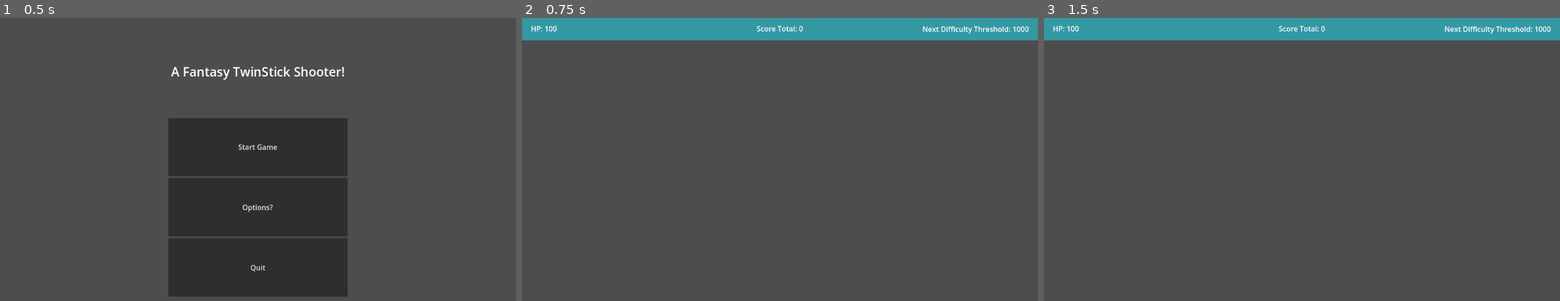
Above: before the commit, frames 1-3 (left to right).
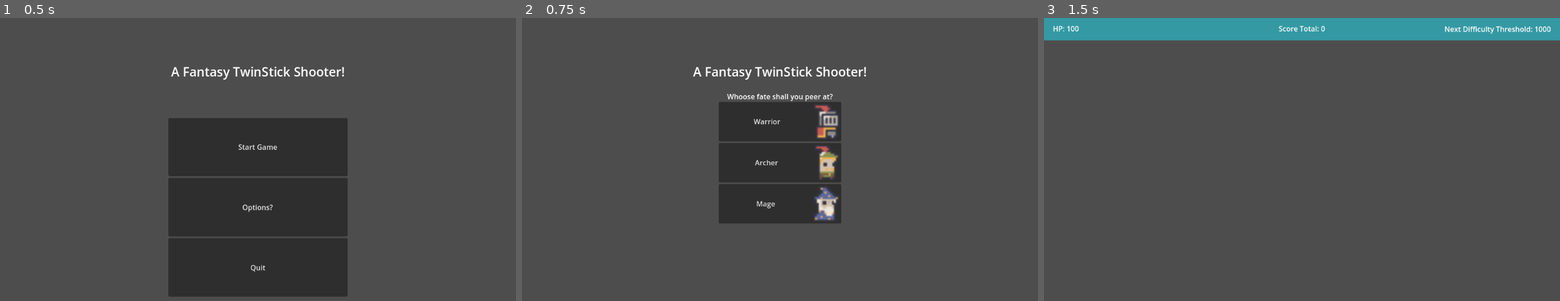
Above: after the commit, the same moments.

Repository: Shadowyish/fantasytss
Game: Godot game, scene res://Assets/Scenes/MainMenu.tscn
The game is run twice, just before and just after one commit, with the same random seed, the same clock (stepped at 60 frames per second) and the same inputs.
Inputs (mouse positions are in pixels of both pictures, inside the frame that each line leads up to):
- Up to frame 1 (0.5 s): no input
- Up to frame 2 (0.75 s): click "Start Game" at 0.5 s
- Up to frame 3 (1.5 s): click (1302, 122) at 1.25 s, where only the run after the commit has a clickable "Warrior"

Frame 1 is identical in both runs. In frame 2, 18% of the frame differs, in the area x 0-100%, y 0-73%; in frame 3, nothing differs.
Error in both runs: Cannot call method 'add_child' on a null value. (res://Assets/Scripts/GameManager.gd:46)

Commit message:
added choice of Character to Main Menu, fixed error in enemy hit animation

Diff:
--- a/tss_godot/Assets/Scenes/MainMenu.tscn
+++ b/tss_godot/Assets/Scenes/MainMenu.tscn
@@ -1,6 +1,21 @@
-[gd_scene load_steps=2 format=3 uid="uid://b3u0jq6palkfw"]
+[gd_scene load_steps=8 format=3 uid="uid://b3u0jq6palkfw"]
 
 [ext_resource type="Script" path="res://Assets/Scripts/MainMenuController.gd" id="1_1di2j"]
+[ext_resource type="Texture2D" uid="uid://biphjaubvbhj1" path="res://Assets/SpriteSheets/lancelot_.png" id="2_hjmf8"]
+[ext_resource type="Texture2D" uid="uid://dwxcpf4je5ghg" path="res://Assets/SpriteSheets/robinHood_.png" id="3_ct1lo"]
+[ext_resource type="Texture2D" uid="uid://ce5txl102oq68" path="res://Assets/SpriteSheets/merlin_.png" id="4_201ov"]
+
+[sub_resource type="AtlasTexture" id="AtlasTexture_fjp33"]
+atlas = ExtResource("2_hjmf8")
+region = Rect2(105, 138, 13, 18)
+
+[sub_resource type="AtlasTexture" id="AtlasTexture_mj2c6"]
+atlas = ExtResource("3_ct1lo")
+region = Rect2(77, 4, 14, 20)
+
+[sub_resource type="AtlasTexture" id="AtlasTexture_41dgq"]
+atlas = ExtResource("4_201ov")
+region = Rect2(9, 9, 14, 19)
 
 [node name="Control" type="Control"]
 layout_mode = 3
@@ -55,3 +70,60 @@
 layout_mode = 2
 size_flags_vertical = 3
 text = "Quit"
+
+[node name="CharacterSelectPanel" type="Panel" parent="."]
+visible = false
+layout_mode = 1
+anchors_preset = 8
+anchor_left = 0.5
+anchor_top = 0.5
+anchor_right = 0.5
+anchor_bottom = 0.5
+grow_horizontal = 2
+grow_vertical = 2
+
+[node name="VBoxContainer" type="VBoxContainer" parent="CharacterSelectPanel"]
+layout_mode = 1
+anchors_preset = 8
+anchor_left = 0.5
+anchor_top = 0.5
+anchor_right = 0.5
+anchor_bottom = 0.5
+offset_left = -137.0
+offset_top = -136.0
+offset_right = 137.0
+offset_bottom = 136.0
+grow_horizontal = 2
+grow_vertical = 2
+
+[node name="Warrior" type="Button" parent="CharacterSelectPanel/VBoxContainer"]
+layout_mode = 2
+size_flags_vertical = 3
+text = " Warrior"
+icon = SubResource("AtlasTexture_fjp33")
+icon_alignment = 2
+expand_icon = true
+
+[node name="Archer" type="Button" parent="CharacterSelectPanel/VBoxContainer"]
+layout_mode = 2
+size_flags_vertical = 3
+text = "Archer"
+icon = SubResource("AtlasTexture_mj2c6")
+icon_alignment = 2
+expand_icon = true
+
+[node name="Mage" type="Button" parent="CharacterSelectPanel/VBoxContainer"]
+layout_mode = 2
+size_flags_vertical = 3
+text = "Mage"
+icon = SubResource("AtlasTexture_41dgq")
+icon_alignment = 2
+expand_icon = true
+
+[node name="Label" type="Label" parent="CharacterSelectPanel"]
+layout_mode = 0
+offset_left = -118.0
+offset_top = -160.0
+offset_right = 119.0
+offset_bottom = -134.0
+text = "Whoose fate shall you peer at?"
--- a/tss_godot/Assets/Scripts/EnemyController.gd
+++ b/tss_godot/Assets/Scripts/EnemyController.gd
@@ -55,6 +55,8 @@
 		return
 	is_hit = true
 	anim.play("hit_right" if is_facing_right else "hit_left")
+	await(anim.animation_finished)
+	is_hit = false
 
 func die():
 	is_dead = true
--- a/tss_godot/Assets/Scripts/GameManager.gd
+++ b/tss_godot/Assets/Scripts/GameManager.gd
@@ -36,12 +36,12 @@
 			Engine.time_scale = 0.0
 			game_mode = GameMode.Pause
 
-func launch_game(map: String):
+func launch_game(map: String, character: String):
 	get_tree().change_scene_to_file("res://Assets/Scenes/"+ map)
 	# TODO: Add Logic for player Classes
 	await get_tree().process_frame
 
-	player = load("res://Assets/Prefabs/Archer.tscn").instantiate()
+	player = load("res://Assets/Prefabs/" + character).instantiate()
 	camera = load("res://Assets/Prefabs/MainCamera.tscn").instantiate()
 	get_tree().current_scene.add_child(player)
 	get_tree().current_scene.add_child(camera)
--- a/tss_godot/Assets/Scripts/MainMenuController.gd
+++ b/tss_godot/Assets/Scripts/MainMenuController.gd
@@ -1,14 +1,20 @@
 extends Control
+
+@onready var starting_menu_panel = $VBoxContainer
+@onready var character_select_panel = $CharacterSelectPanel
 
 func _ready():
 	# Connect button signals
 	$VBoxContainer/StartButton.pressed.connect(_on_start_game_pressed)
 	$VBoxContainer/OptionsButton.pressed.connect(_on_options_pressed)
 	$VBoxContainer/QuitButton.pressed.connect(_on_quit_pressed)
+	$CharacterSelectPanel/VBoxContainer/Warrior.pressed.connect(_on_warrior_pressed)
+	$CharacterSelectPanel/VBoxContainer/Archer.pressed.connect(_on_archer_pressed)
+	$CharacterSelectPanel/VBoxContainer/Mage.pressed.connect(_on_mage_pressed)
 
 func _on_start_game_pressed():
-	# Pass loading logic to the Game Manager
-	GameManager.launch_game("OvalForest.tscn")
+	starting_menu_panel.visible = false
+	character_select_panel.visible = true
 
 func _on_options_pressed():
 	#TODO:Implement Options?
@@ -16,3 +22,12 @@
 
 func _on_quit_pressed():
 	get_tree().quit()  # Closes the game
+
+func _on_warrior_pressed():
+	GameManager.launch_game("OvalForest.tscn", "Warrior.tscn")
+
+func _on_archer_pressed():
+	GameManager.launch_game("OvalForest.tscn", "Archer.tscn")
+
+func _on_mage_pressed():
+	GameManager.launch_game("OvalForest.tscn", "Mage.tscn")
